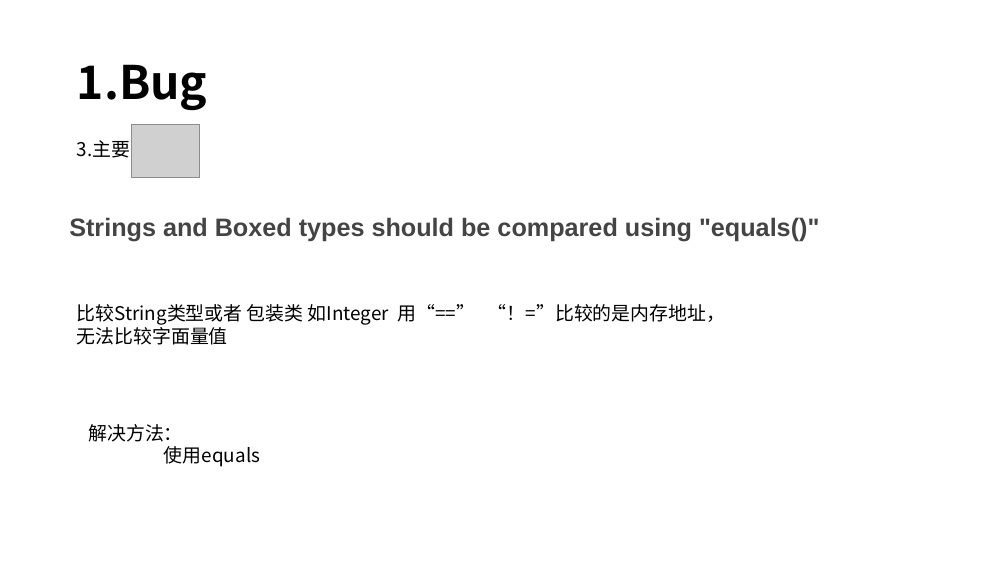
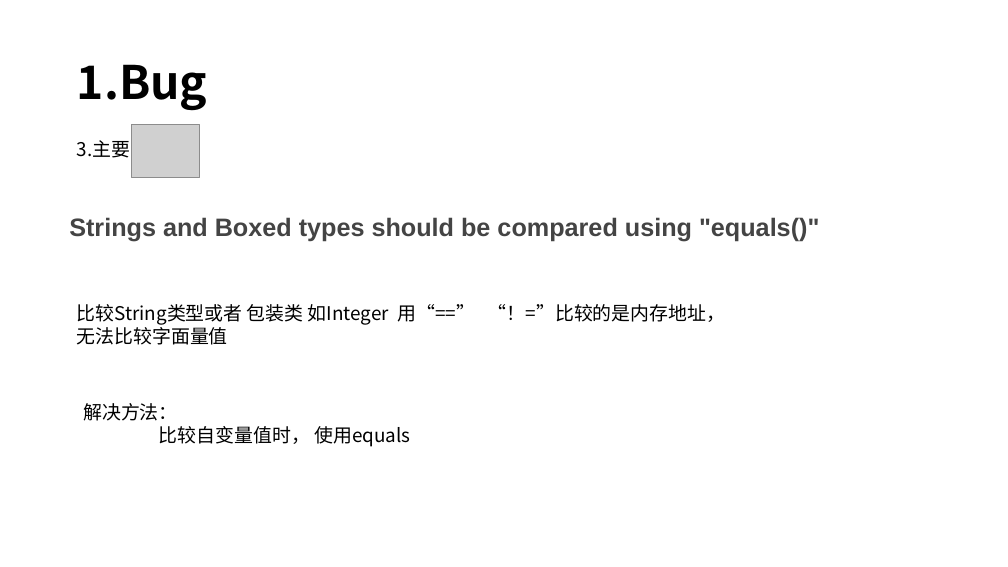
Before and after one commit to yuanbaojian/personMultipleProject, a slide deck: slide 6 of src/main/resources/File/sonarQube扫描问题.pptx. Drawn at 1008x567 pixels with LibreOffice and Linux fonts; fonts in the diff are those of the drawing; grey boxes stand for pictures. Boxes give left, top, right and bottom in pixels: in the first picture for what was removed or moved away, otherwise in the second. Text is boxed around its words. In the diff, an @@ line names an element or a change of style, - is before the commit and + after.

```diff
--- a/src/main/resources/File/sonarQube扫描问题.pptx
+++ b/src/main/resources/File/sonarQube扫描问题.pptx
@@ text "解决方法：": place and size @@
-text "解决方法：" at <box>88,424,260,467</box>
+text "解决方法：" at <box>83,403,410,447</box>
@@ text at <box>159,426,410,447</box>: text changed @@
-使用equals
+比较自变量值时， 使用equals
```
Also in this commit, not shown: 15 other files.
